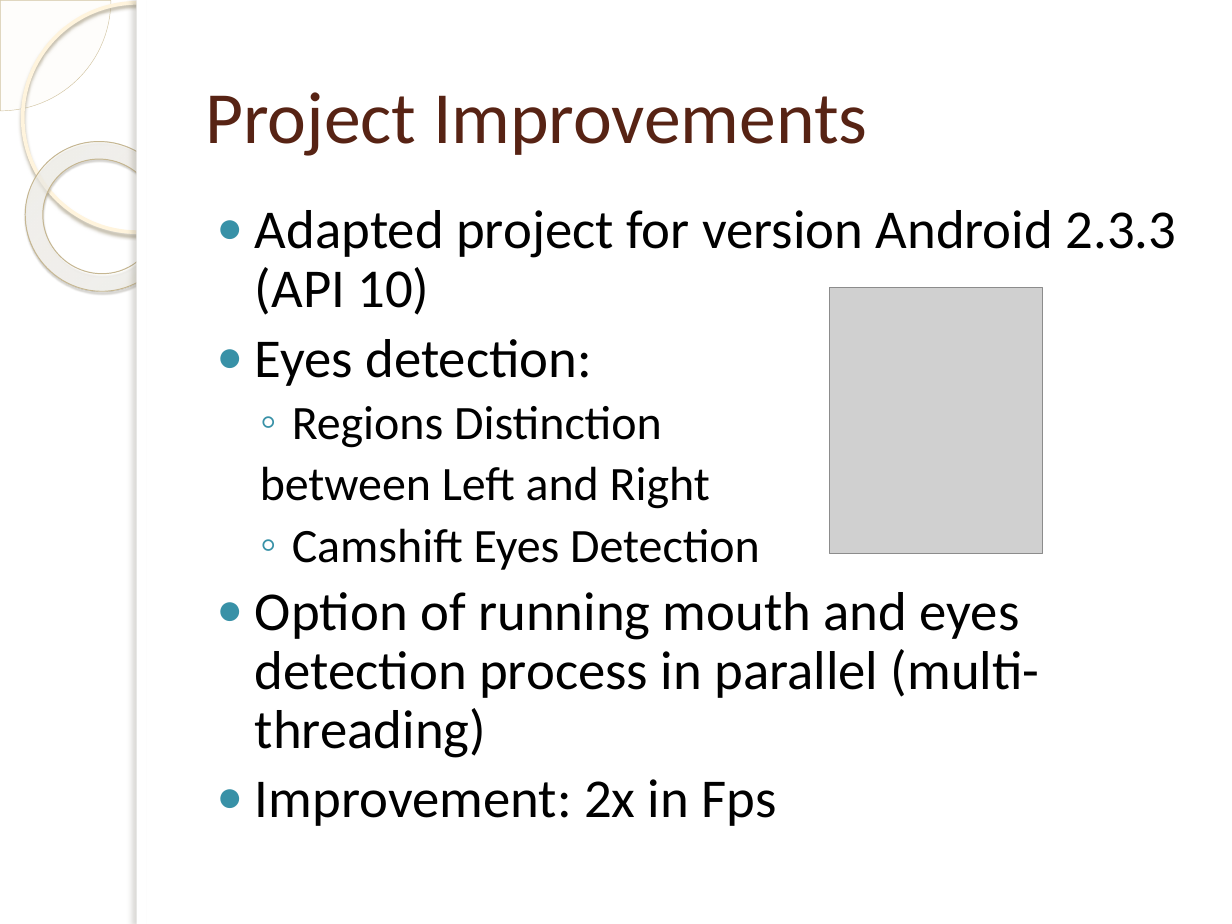
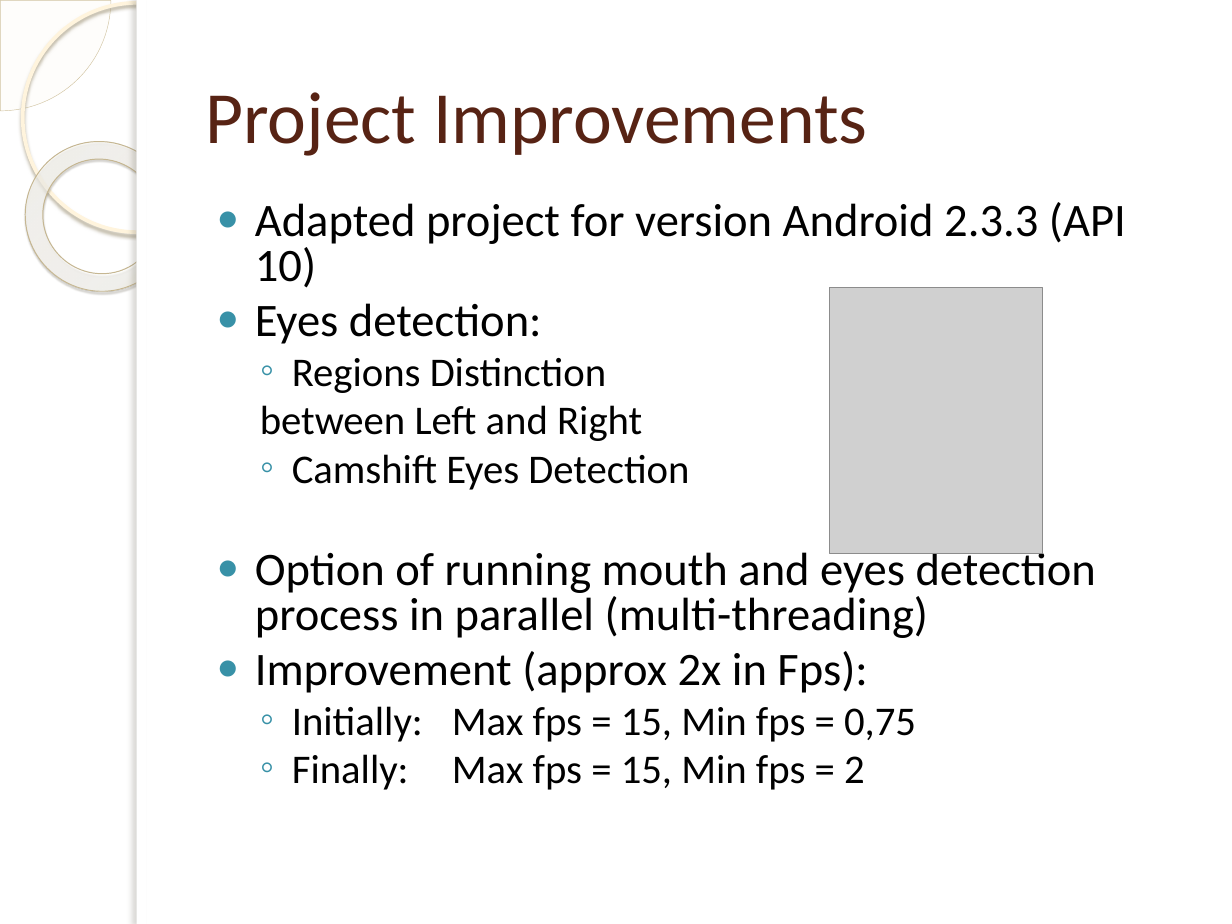
Before and after one commit to OrionGG/ivandroid, a slide deck: slide 10 of Presentacion/doc/AnalisisGarciaGallardoOrion.pptx. Drawn at 1232x924 pixels with LibreOffice and Linux fonts; fonts in the diff are those of the drawing; grey boxes stand for pictures; background and template pictures are left out. Boxes give left, top, right and bottom in pixels: in the first picture for what was removed or moved away, otherwise in the second. Text is boxed around its words. In the diff, an @@ line names an element or a change of style, - is before the commit and + after.

Commit message:
doc update

```diff
--- a/Presentacion/doc/AnalisisGarciaGallardoOrion.pptx
+++ b/Presentacion/doc/AnalisisGarciaGallardoOrion.pptx
@@ text at [255, 202, 1126, 638]: size 32 to 27.2 pt in "Adapted project for version Android 2.3.3 (API ...", "Eyes detection:", "Option of running mouth and eyes detection ..."; size 28 to 23.8 pt in "Regions Distinction", "between Left and Right", "Camshift Eyes Detection"; line spacing 0.9 to 0.8 @@
@@ text at [255, 651, 916, 790]: text changed; size 32 to 23.8 pt @@
-● Improvement: 2x in Fps
+● Improvement (approx 2x in Fps):
+  ◦ Initially: Max fps = 15, Min fps = 0,75
+  ◦ Finally: Max fps = 15, Min fps = 2
```
